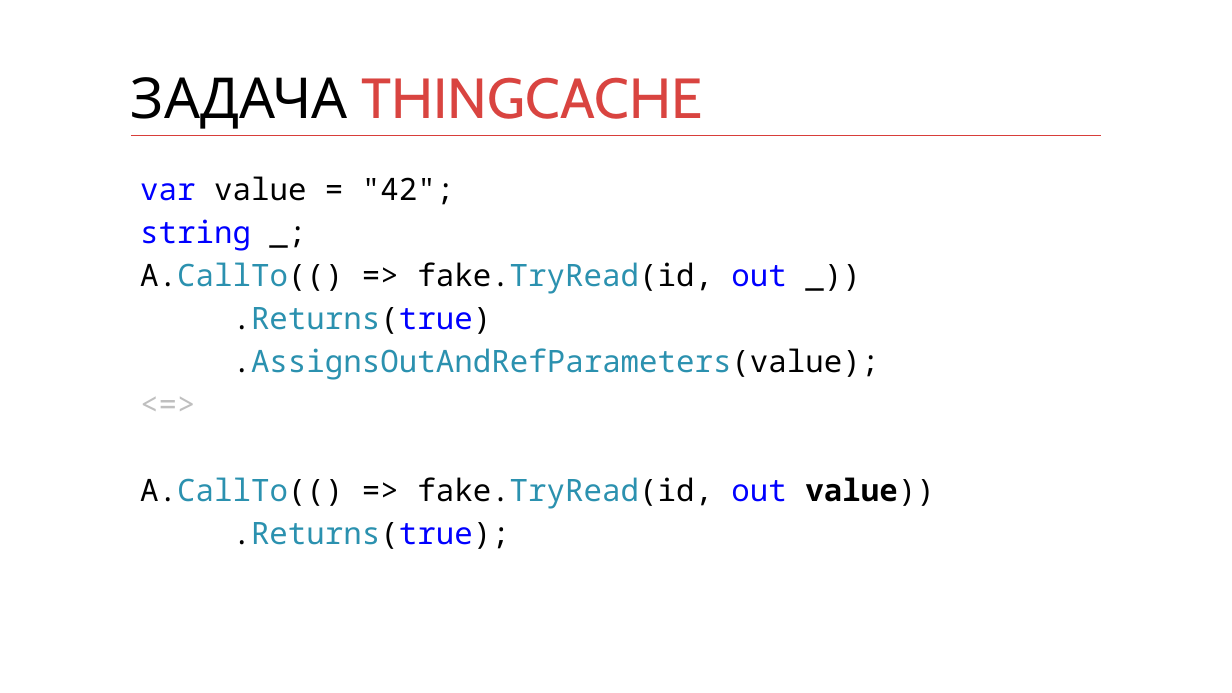
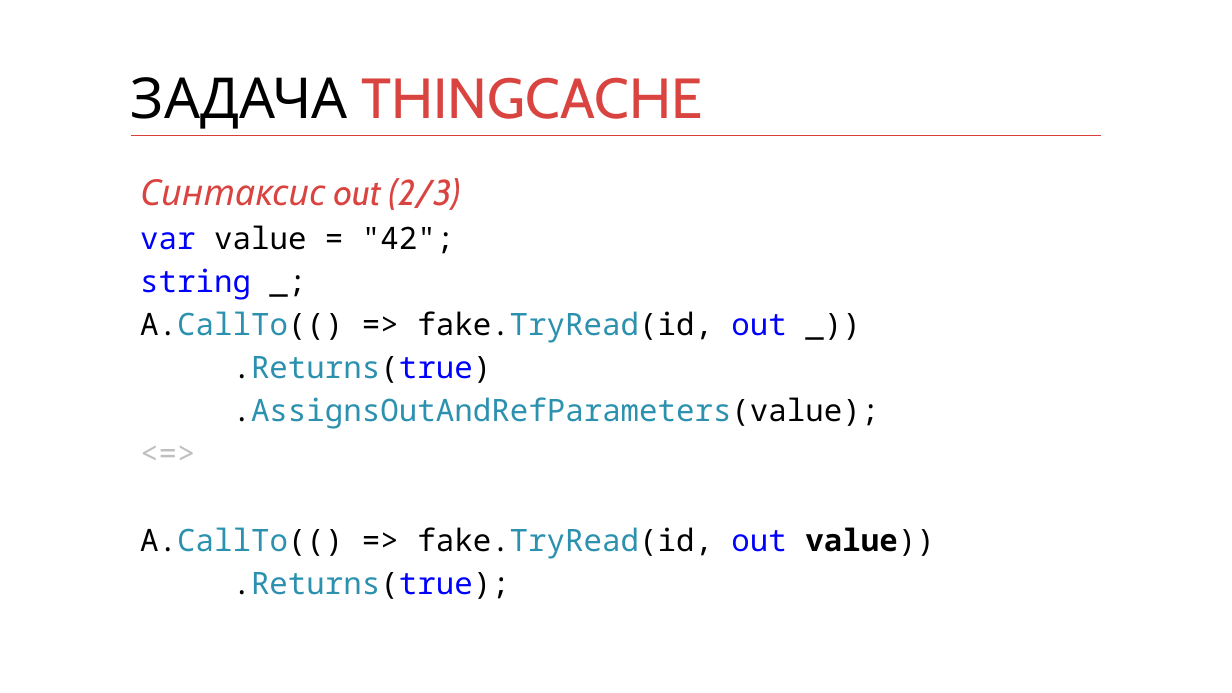
Before and after one commit to kontur-courses/mocks, a slide deck: slide 8 of mocks.pptx. Drawn at 1232x693 pixels with LibreOffice and Linux fonts; fonts in the diff are those of the drawing. Boxes give left, top, right and bottom in pixels: in the first picture for what was removed or moved away, otherwise in the second. Text is boxed around its words. In the diff, an @@ line names an element or a change of style, - is before the commit and + after.

Commit message:
slide fix: improved thing cache task descriptions

```diff
--- a/mocks.pptx
+++ b/mocks.pptx
@@ text at (140, 178, 461, 210): paragraph added @@
+Синтаксис out (2/3)
```
Also in this commit, not shown: 3 other slides changed.
